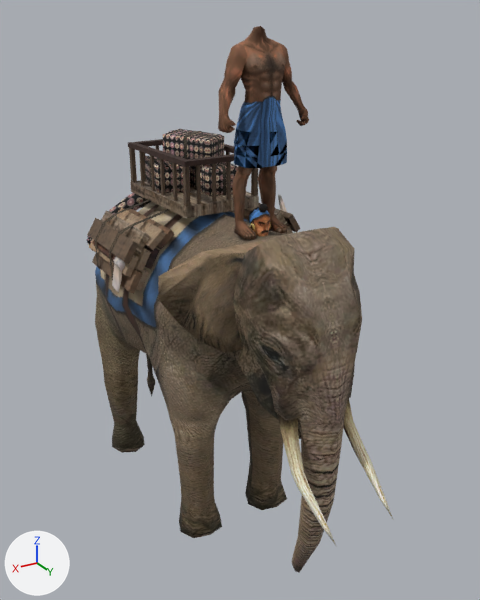
Before and after pictures for a commit that changed the glTF model assets/models/units/worker_elephant.glb.
Before and after are seen from a 50 mm camera at (1.72, 3.03, 2.95) aimed at (-0.07, 0.04, 1.45). Lighting does not change. The marker at lower left points along +X, +Y and +Z. The first picture is the older version. Where no turn or scale is listed for an object, it has been applied to the vertices. Vertices at exactly the same position are counted once.

Objects in the first picture: 'worker_elephant_part0', 'worker_elephant_part1', 'worker_elephant_part2', 'worker_elephant_part3'.
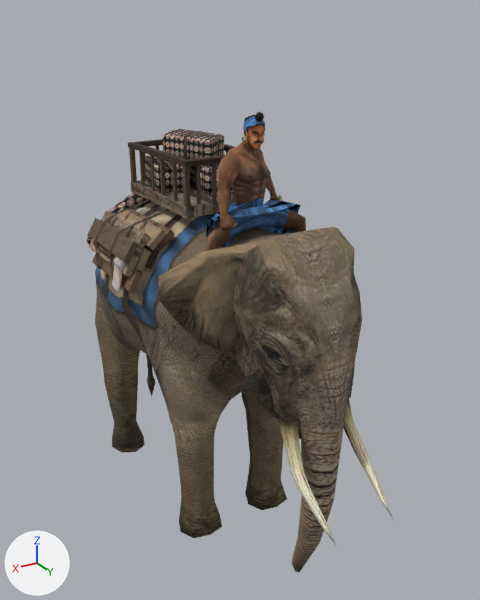
The newer file is also rescaled (x1.246) as a whole; pictures and numbers use the older file's frame.

Scene script edits in JSON lines:
```json
{"block": "me_worker_elephant_part2", "where": "# used by ob_worker_elephant_part2; location = (0.0, 0.0, 0.0)"}
{"op": "remove", "block": "me_worker_elephant_part2", "code": "me_worker_elephant_part2.from_pydata(...)  # 470 vertices, 908 faces; spans x -0.248..0.23, y 0.224..0.429, z 1.947..2.9"}
{"op": "add", "block": "me_worker_elephant_part2", "code": "me_worker_elephant_part2.from_pydata(...)  # 470 vertices, 908 faces; spans x -0.345..0.327, y 0.066..0.447, z 1.602..2.405"}
{"block": "me_worker_elephant_part2", "change": "me_worker_elephant_part2 part 1: 470 of 470 vertices moved; they spanned x -0.248..0.23, y 0.224..0.429, z 1.947..2.9 and now span x -0.345..0.327, y 0.066..0.447, z 1.602..2.405; mean shift (0.005, -0.05, -0.408)"}
{"block": "me_worker_elephant_part3", "where": "# used by ob_worker_elephant_part3; location = (0.0, 0.0, 0.0)"}
{"op": "remove", "block": "me_worker_elephant_part3", "code": "me_worker_elephant_part3.from_pydata(...)  # 104 vertices, 188 faces; spans x -0.056..0.038, y 0.27..0.409, z 1.92..2.097"}
{"op": "add", "block": "me_worker_elephant_part3", "code": "me_worker_elephant_part3.from_pydata(...)  # 104 vertices, 188 faces; spans x -0.063..0.031, y 0.202..0.337, z 2.351..2.527"}
{"block": "me_worker_elephant_part3", "change": "me_worker_elephant_part3 part 2: the whole mesh is multiplied about its middle by the matrix ((1.0, 0.029, 0.005), (-0.03, 0.973, 0.228), (0.002, -0.228, 0.974)), then moved by (-0.007, -0.068, 0.436)"}
```

Location of each change, [x1, y1, x2, y2] in pixels of the pictures (480 x 600 px):
```json
{"object": "worker_elephant_part2", "change": "reshaped", "before": [218, 26, 309, 239], "after": [206, 140, 306, 251]}
{"object": "worker_elephant_part3", "change": "reshaped", "before": [249, 203, 270, 237], "after": [243, 112, 265, 149], "on screen": "9% taller"}
```
